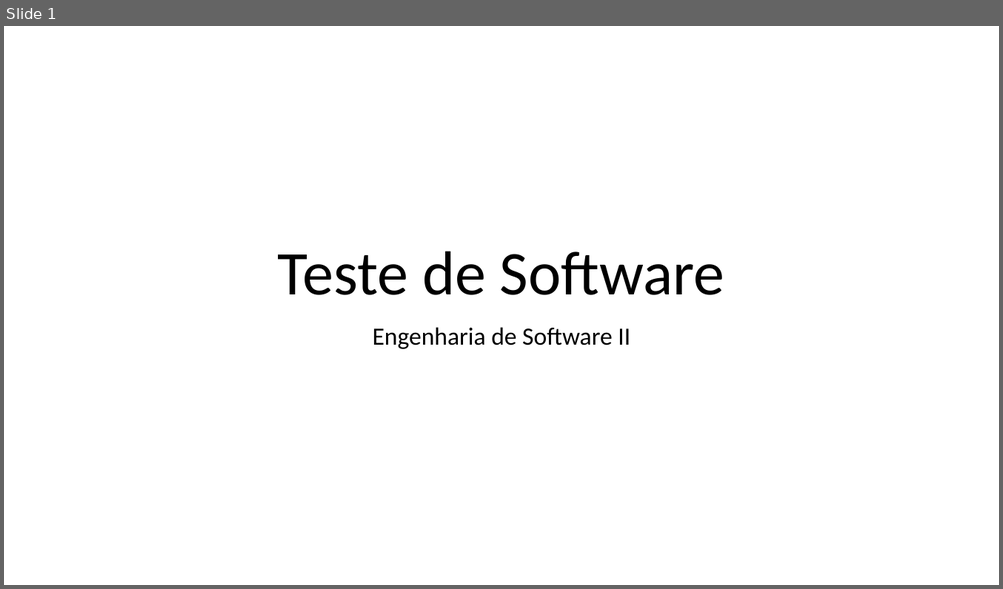
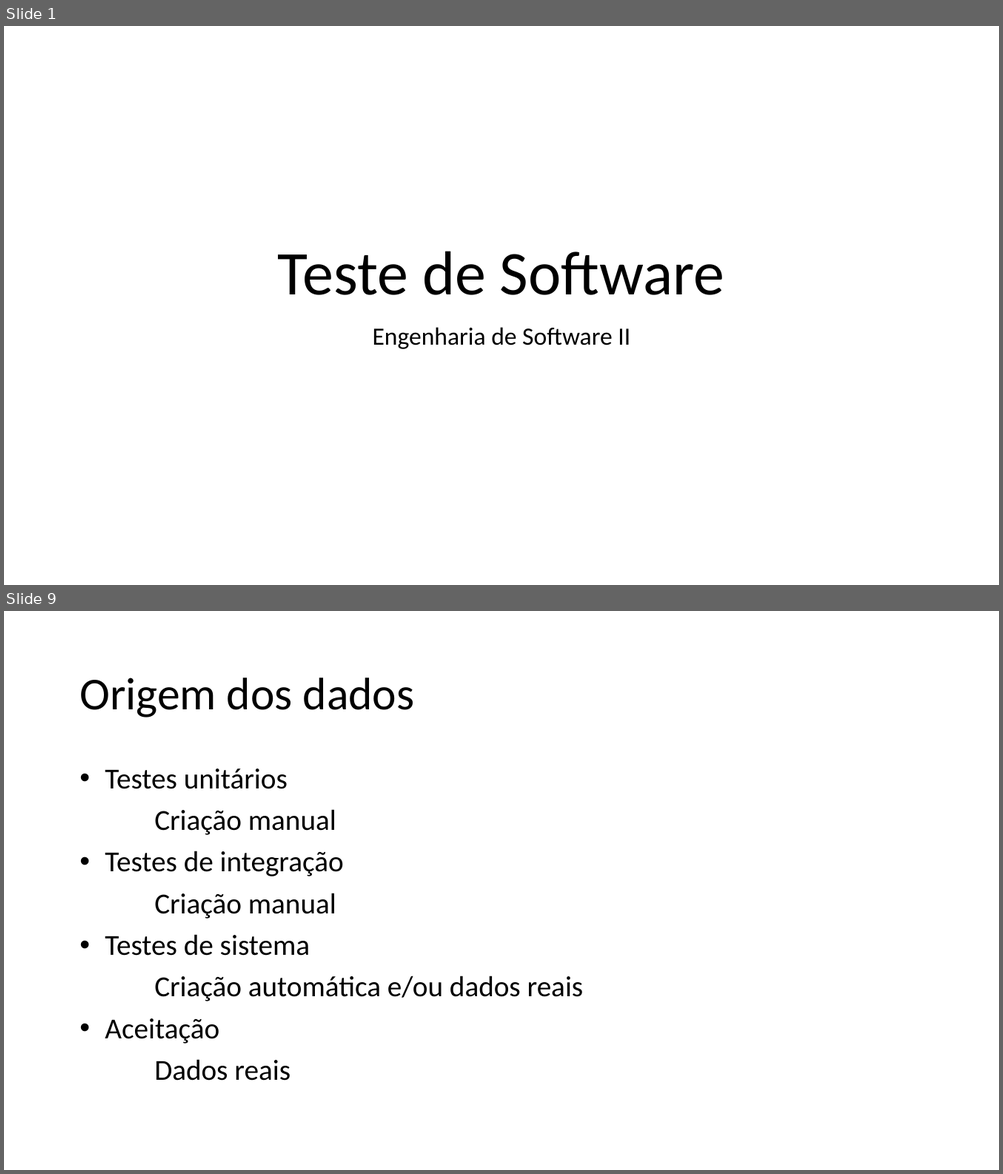
Before and after one commit to fmassaretto/SoftwareTesting, a slide deck: Teste de Software.pptx. Shown one above the other, each under a label of ours: slide 1 before the commit, slides 1 and 9 after it; the slides between them are not shown. The pictures are 1003x589 and 1003x1174 pixels, drawn with LibreOffice and Linux fonts; fonts in the diff are those of the drawing. Boxes give left, top, right and bottom in pixels: in the first picture for what was removed or moved away, otherwise in the second. Text is boxed around its words. In the diff, an @@ line names an element or a change of style, - is before the commit and + after.

Commit message:
Teste de Software.pptx: Montei minha parte dos slides

```diff
--- a/Teste de Software.pptx
+++ b/Teste de Software.pptx
@@ slide 9 added at [4, 611, 999, 1170], background #FFFFFF @@
@@ title added at [79, 678, 415, 718], 44 pt, text #000000 @@
+Origem dos dados
@@ text added at [105, 769, 583, 1081], 28 pt, text #000000 @@
+• Testes unitários
+Criação manual
+• Testes de integração
+Criação manual
+• Testes de sistema
+Criação automática e/ou dados reais
+• Aceitação
+Dados reais
```
Also in this commit, not shown: 43 other slides added.
